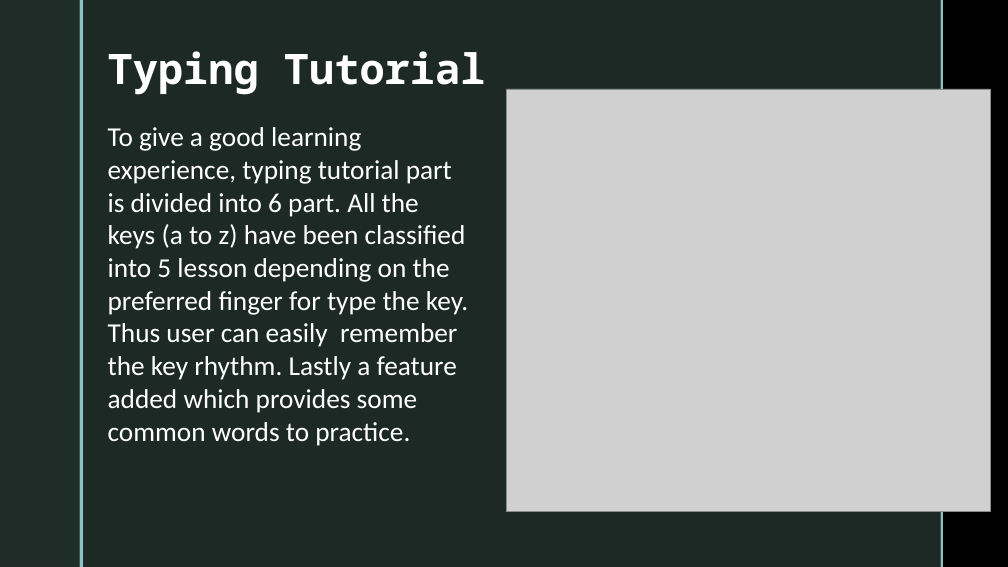
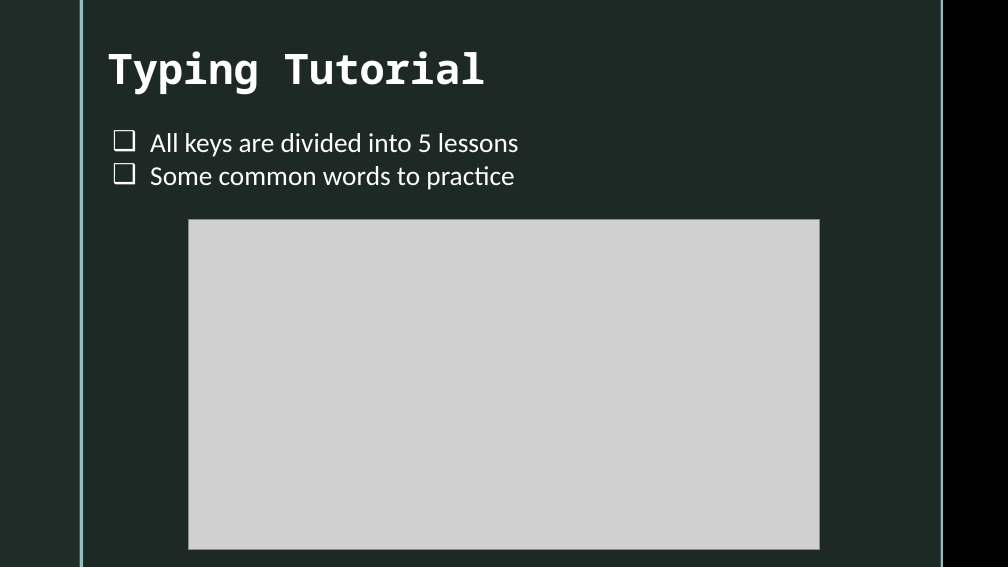
Before and after one commit to CodeWithIsmail/SPL-1, a slide deck: slide 8 of Mid Presentation.pptx (slide 6 before the commit). Drawn at 1008x567 pixels with LibreOffice and Linux fonts; fonts in the diff are those of the drawing; grey boxes stand for pictures; background and template pictures are left out. Boxes give left, top, right and bottom in pixels: in the first picture for what was removed or moved away, otherwise in the second. Text is boxed around its words. In the diff, an @@ line names an element or a change of style, - is before the commit and + after.

Commit message:
final update on Common word Practice

```diff
--- a/Mid Presentation.pptx
+++ b/Mid Presentation.pptx
@@ picture removed at (507,89,991,513) @@
@@ text at (150,133,519,190): text changed @@
-To give a good learning experience, typing tutorial part is divided into 6 part. All the keys (a to z) have been classified into 5 lesson depending on the preferred finger for type the key. Thus user can easily remember the key rhythm. Lastly a feature added which provides some common words to practice.
+❑ All keys are divided into 5 lessons
+❑ Some common words to practice
@@ picture added at (188,219,819,549) @@
```
Also in this commit, not shown: 6 other slides changed, 10 slides added, 1 slide removed, 1 other file.
